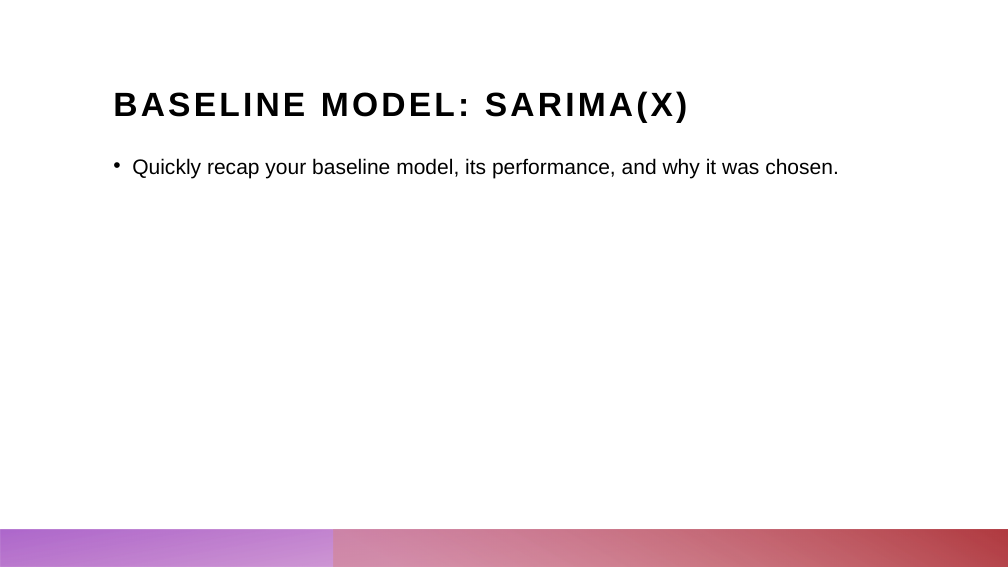
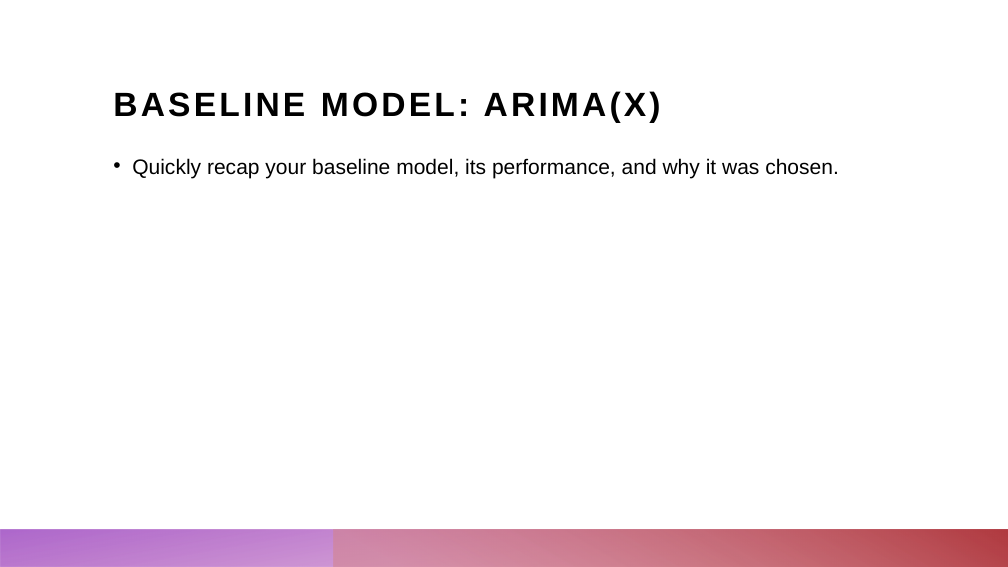
Before and after one commit to ChristopherKunze-Git/AdvancedTimeSeriesCourse-Engineering-Data, a slide deck: slide 7 of 4_Presentation/Blood_glucose_prediction.pptx (slide 6 before the commit). Drawn at 1008x567 pixels with LibreOffice and Linux fonts; fonts in the diff are those of the drawing. Boxes give left, top, right and bottom in pixels: in the first picture for what was removed or moved away, otherwise in the second. Text is boxed around its words. In the diff, an @@ line names an element or a change of style, - is before the commit and + after.

```diff
--- a/4_Presentation/Blood_glucose_prediction.pptx
+++ b/4_Presentation/Blood_glucose_prediction.pptx
@@ title at (113,91,661,123): text changed @@
-BASELINE MODEL: SARIMA(X)
+BASELINE MODEL: ARIMA(X)
```
Also in this commit, not shown: 3 other slides changed, 6 slides added, 1 slide removed.
